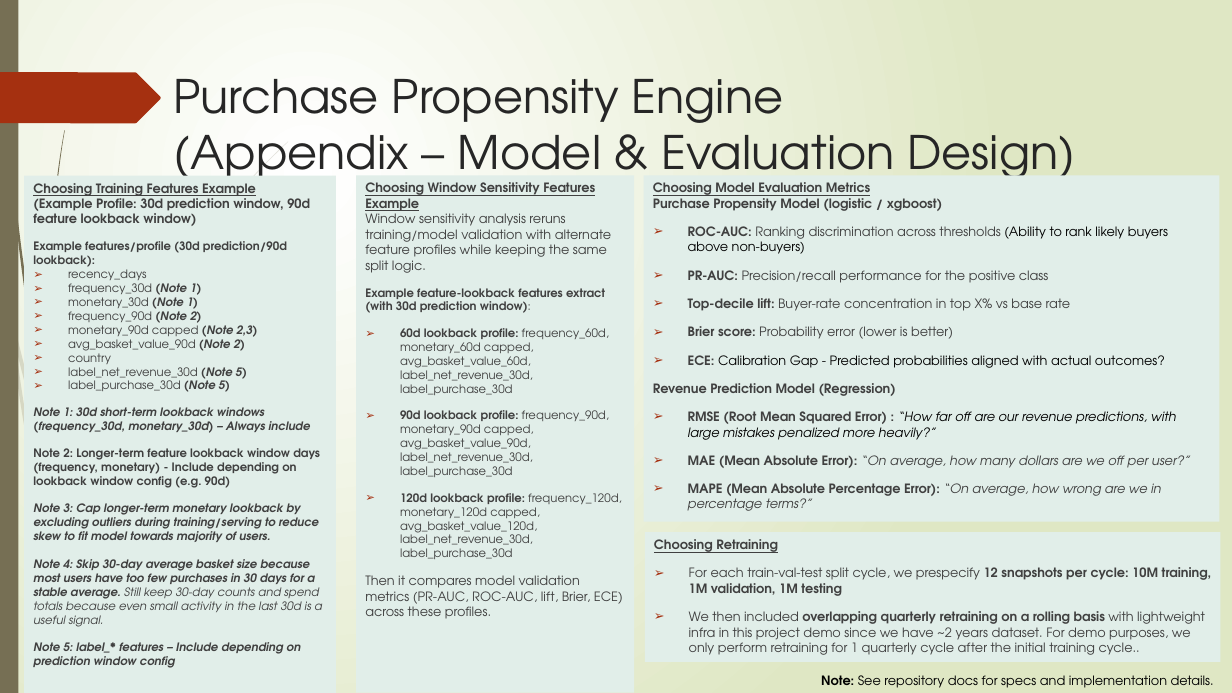
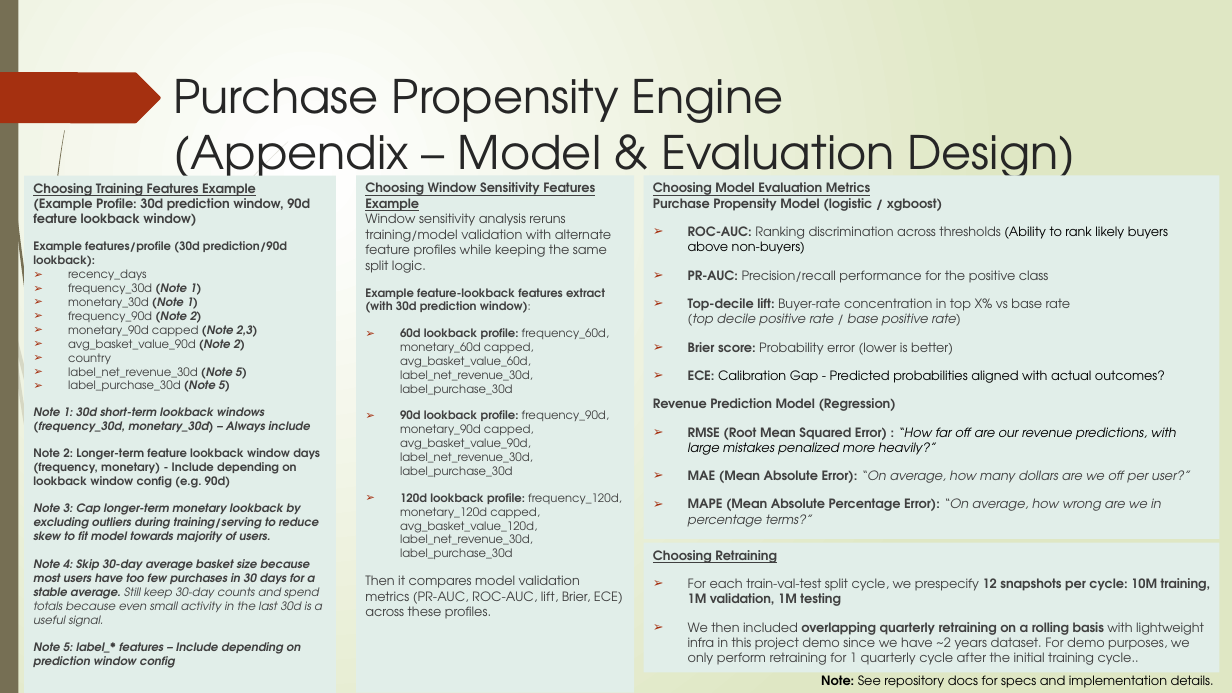
Before and after one commit to Phrey001/mle-marketplace-growth, a slide deck: slide 6 of docs/architecture.pptx. Drawn at 1232x693 pixels with LibreOffice and Linux fonts; fonts in the diff are those of the drawing. Boxes give left, top, right and bottom in pixels: in the first picture for what was removed or moved away, otherwise in the second. Text is boxed around its words. In the diff, an @@ line names an element or a change of style, - is before the commit and + after.

Commit message:
refactor propensity ML

```diff
--- a/docs/architecture.pptx
+++ b/docs/architecture.pptx
@@ rectangle "Choosing Model Evaluation Metrics Purchase ...": place and size @@
-rectangle "Choosing Model Evaluation Metrics Purchase ..." at [644,176,1220,522]
+rectangle "Choosing Model Evaluation Metrics Purchase ..." at [644,176,1220,539]
@@ text in rectangle at [688,298,1071,326]: text changed @@
-➢ Top-decile lift: Buyer-rate concentration in top X% vs base rate
+➢ Top-decile lift: Buyer-rate concentration in top X% vs base rate
+  (top decile positive rate / base positive rate)
@@ rectangle "Choosing Retraining": place and size @@
-rectangle "Choosing Retraining" at [645,532,1221,662]
+rectangle "Choosing Retraining" at [644,543,1220,672]
```
Also in this commit, not shown: 3 other slides changed, 16 other files.
